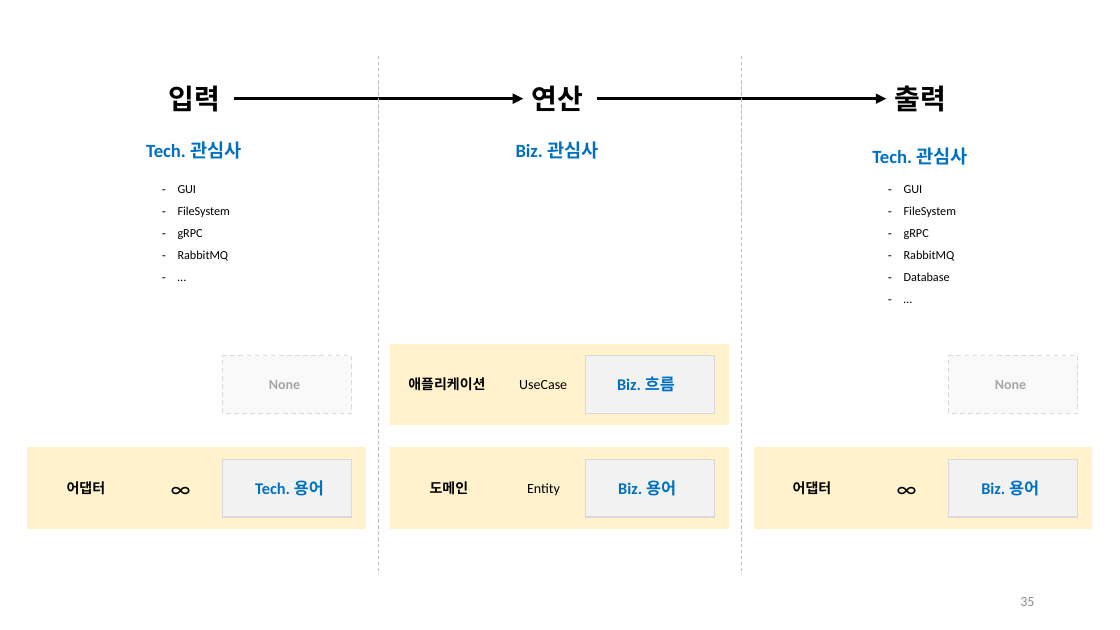
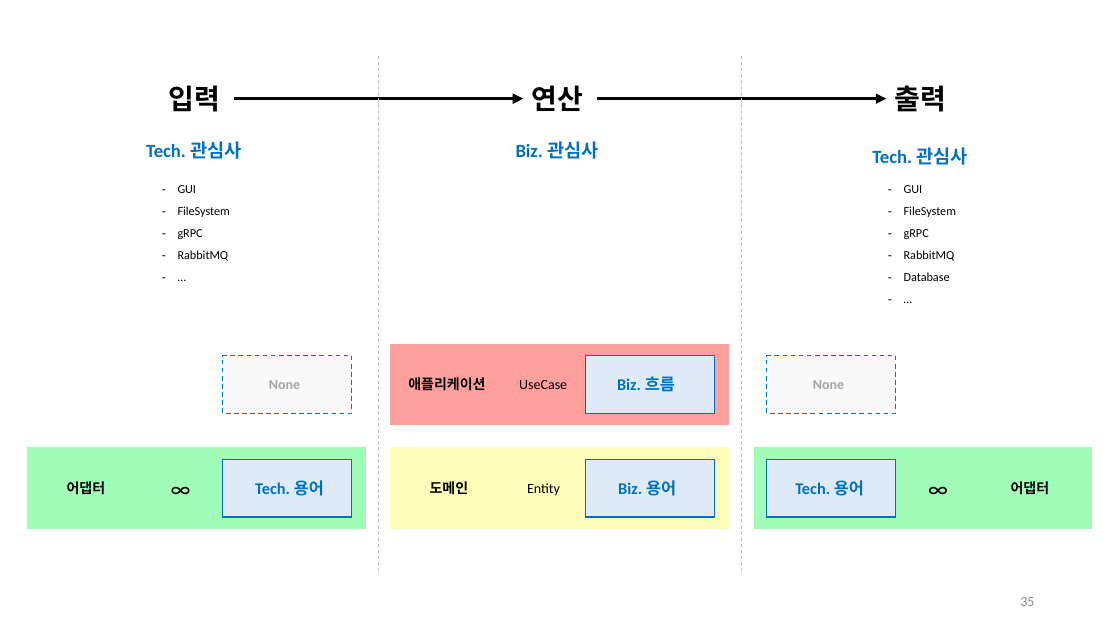
Before and after one commit to hhko/ArchDdd, a slide deck: slide 35 of README.pptx. Drawn at 1120x630 pixels with LibreOffice and Linux fonts; fonts in the diff are those of the drawing. Boxes give left, top, right and bottom in pixels: in the first picture for what was removed or moved away, otherwise in the second. Text is boxed around its words. In the diff, an @@ line names an element or a change of style, - is before the commit and + after.

```diff
--- a/README.pptx
+++ b/README.pptx
@@ rectangle at bbox=[223, 356, 352, 413]: outline #D9D9D9 1 pt dashed to #0070C0 1 pt dashed @@
@@ rectangle at bbox=[392, 344, 729, 425]: fill #FFF2CC to #FFA09C; outline #FFF2CC 1 pt to #FFA09C 1 pt @@
@@ rectangle at bbox=[767, 356, 897, 413]: outline #D9D9D9 1 pt dashed to #0070C0 1 pt dashed @@
@@ rectangle at bbox=[28, 448, 365, 528]: fill #FFF2CC to #A2FDB9; outline #FFF2CC 1 pt to #A2FDB9 1 pt @@
@@ rectangle at bbox=[392, 448, 729, 528]: fill #FFF2CC to #FCFDB9; outline #FFF2CC 1 pt to #FCFDB9 1 pt @@
@@ rectangle at bbox=[755, 448, 1092, 528]: fill #FFF2CC to #A2FDB9; outline #FFF2CC 1 pt to #A2FDB9 1 pt @@
@@ 2 rectangles, 1 text: place and size @@
-2 rectangles, 1 text at bbox=[949, 356, 1079, 517]
+2 rectangles, 1 text at bbox=[767, 356, 897, 517]
@@ fill #F2F2F2 to #DEEBF7; outline #D9D9D9 1 pt to #0070C0 1 pt in 4 elements at bbox=[586, 460, 715, 517], bbox=[586, 356, 715, 413], bbox=[223, 460, 352, 517], bbox=[767, 460, 897, 517] @@
@@ text "∞": place and size @@
-text "∞" at bbox=[889, 470, 926, 507]
+text "∞" at bbox=[920, 470, 957, 507]
@@ text "어댑터": place and size @@
-text "어댑터" at bbox=[793, 481, 832, 495]
+text "어댑터" at bbox=[1011, 481, 1050, 495]
@@ text at bbox=[795, 480, 864, 496]: text changed @@
-Biz. 용어
+Tech. 용어
```
Also in this commit, not shown: 22 other slides changed, 5 slides added, 20 other files.
